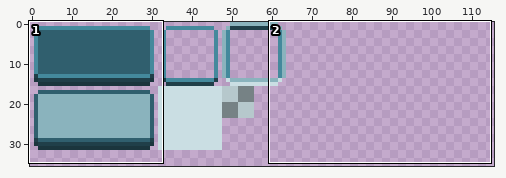
Pixel-art file, stored at res/style.ase. The picture above shows the old version from afar; the outline marks the close-up.
Close-up. The starting point:
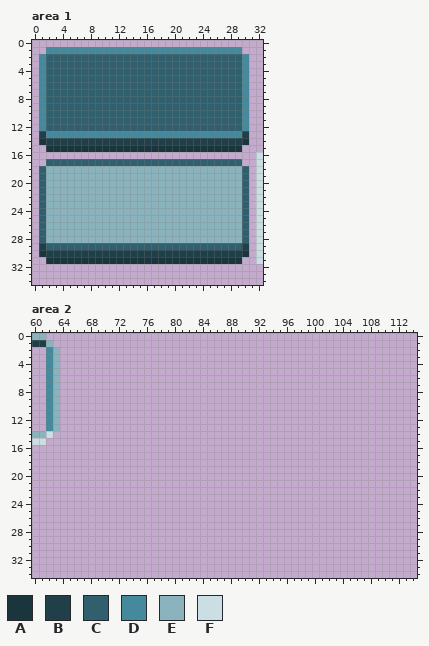
128x128 pixels, 1 frame. Shown: area 1: x 0..32, y 0..34; area 2: x 60..114, y 0..34. The wide view leaves out empty margins.
Palette (. is transparent): A #1b353d  B #203f49  C #305f6e  D #44899c  E #8ab3bd  F #cadee3
Pixels before, area 1, first column x 1:
 1 .DDDDDDDDDDDDDDDDDDDDDDDDDDDD...
 2 DCCCCCCCCCCCCCCCCCCCCCCCCCCCCD..
 3 DCCCCCCCCCCCCCCCCCCCCCCCCCCCCD..
 4 DCCCCCCCCCCCCCCCCCCCCCCCCCCCCD..
 5 DCCCCCCCCCCCCCCCCCCCCCCCCCCCCD..
 6 DCCCCCCCCCCCCCCCCCCCCCCCCCCCCD..
 7 DCCCCCCCCCCCCCCCCCCCCCCCCCCCCD..
 8 DCCCCCCCCCCCCCCCCCCCCCCCCCCCCD..
 9 DCCCCCCCCCCCCCCCCCCCCCCCCCCCCD..
10 DCCCCCCCCCCCCCCCCCCCCCCCCCCCCD..
11 DCCCCCCCCCCCCCCCCCCCCCCCCCCCCD..
12 DCCCCCCCCCCCCCCCCCCCCCCCCCCCCD..
13 BDDDDDDDDDDDDDDDDDDDDDDDDDDDDB..
14 ABBBBBBBBBBBBBBBBBBBBBBBBBBBBA..
15 .AAAAAAAAAAAAAAAAAAAAAAAAAAAA...
16 ...............................F
17 .CCCCCCCCCCCCCCCCCCCCCCCCCCCC..F
18 CEEEEEEEEEEEEEEEEEEEEEEEEEEEEC.F
19 CEEEEEEEEEEEEEEEEEEEEEEEEEEEEC.F
20 CEEEEEEEEEEEEEEEEEEEEEEEEEEEEC.F
21 CEEEEEEEEEEEEEEEEEEEEEEEEEEEEC.F
22 CEEEEEEEEEEEEEEEEEEEEEEEEEEEEC.F
23 CEEEEEEEEEEEEEEEEEEEEEEEEEEEEC.F
24 CEEEEEEEEEEEEEEEEEEEEEEEEEEEEC.F
25 CEEEEEEEEEEEEEEEEEEEEEEEEEEEEC.F
26 CEEEEEEEEEEEEEEEEEEEEEEEEEEEEC.F
27 CEEEEEEEEEEEEEEEEEEEEEEEEEEEEC.F
28 CEEEEEEEEEEEEEEEEEEEEEEEEEEEEC.F
29 BCCCCCCCCCCCCCCCCCCCCCCCCCCCCB.F
30 ABBBBBBBBBBBBBBBBBBBBBBBBBBBBA.F
31 .AAAAAAAAAAAAAAAAAAAAAAAAAAAA..F
Pixels before, area 2, first column x 60:
 0 EE..
 1 BBE.
 2 ..DE
 3 ..DE
 4 ..DE
 5 ..DE
 6 ..DE
 7 ..DE
 8 ..DE
 9 ..DE
10 ..DE
11 ..DE
12 ..DE
13 ..DE
14 EEF.
15 FF..
Once edited:
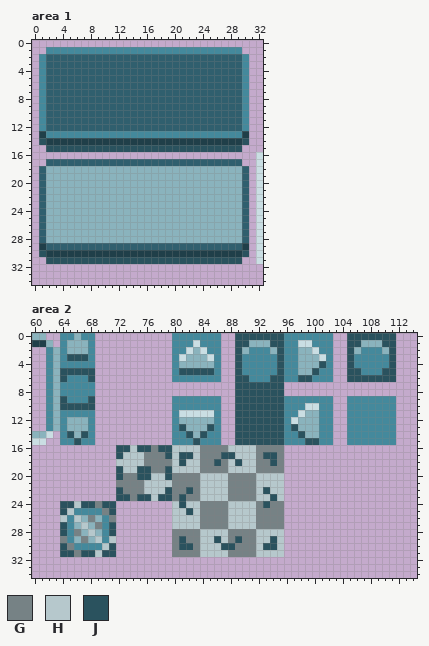
Colours new in this view: G #768285  H #b6c8cc  J #2a525e
Change:
Changed rows in their new state; - is an unchanged pixel.
Area 1:
first column x 1:
14 J----------------------------J
15 -JJJJJJJJJJJJJJJJJJJJJJJJJJJJ-
first column x 1:
30 J----------------------------J
31 -JJJJJJJJJJJJJJJJJJJJJJJJJJJJ-
Area 2:
first column x 64:
 0 DDEDD-----------DDDDDDD--JJJJJJJDDDDDDD--JJJJJJJ
 1 DEEED-----------DDDFDDD--JJEEEJJDDFFDDD--JJEEEJJ
 2 DEEED-----------DDFEFDD--JEDDDEJDDEEFDD--JEDDDEJ
 3 DJJJD-----------DFEEEFD--JDDDDDJDDEEEFD--JDDDDDJ
 4 DDDDD-----------DEEEEED--JDDDDDJDDEEEJD--JDDDDDJ
 5 JJJJJ-----------DJJJJJD--JDDDDDJDDEEJDD--JJDDDJJ
 6 JDDDJ-----------DDDDDDD--JJDDDJJDDJJDDD--JJJJJJJ
 7 DDDDD--------------------JJJJJJJ----------------
 8 DDDDD--------------------JJJJJJJ----------------
 9 JDDDJ-----------DDDDDDD--JJJJJJJDDDDDDD--DDDDDDD
10 JJJJJ-----------DDDDDDD--JJJJJJJDDDFFDD--DDDDDDD
11 DDDDD-----------DFFFFFD--JJJJJJJDDFEEDD--DDDDDDD
12 DEEED-----------DEEEEED--JJJJJJJDFEEEDD--DDDDDDD
13 DEEED-----------DJEEEJD--JJJJJJJDJEEEDD--DDDDDDD
14 DJEJD-----------DDJEJDD--JJJJJJJDDJEEDD--DDDDDDD
15 DDJDD-----------DDDJDDD--JJJJJJJDDDJJDD--DDDDDDD
16 --------JJHJJGJJHHHHGGGGHHHHGGGG----------------
17 --------JHHHGGGJHJJHGGGJJHHHGJJG----------------
18 --------HHHHGGGGHJHHGGJGHJHHGGJG----------------
19 --------JHHJJGGJHHHHGGGGHHHHGGGG----------------
20 --------JGGJJHHJGGGGHHHHGGGGHHHH----------------
21 --------GGGGHHHHGGGGHHHHGGGGHHHH----------------
22 --------JGGGHHHJGGJGHHHHGGGGHJHH----------------
23 --------JJGJJHJJGJGGHHHHGGGGHHJH----------------
24 JJHJJGJJ--------HJHHGGGGHHHHGJGG----------------
25 JHDDDDGJ--------HHJHGGGGHHHHGGGG----------------
26 HDHEGEDG--------HHHHGGGGHHHHGGGG----------------
27 JDEHEGDJ--------HHHHGGGGHHHHGGGG----------------
28 JDGEHEDJ--------GGGGHHHHGGGGHHHH----------------
29 GDEGEHDH--------GJGGHHJHGJGGHHJH----------------
30 JGDDDDHJ--------GJJGHHHJJGGGHJJH----------------
31 JJGJJHJJ--------GGGGHHHHGGGGHHHH----------------
Boxes around the changes in both close-ups, in picture pixels (x1, y1, x2, y2):
changed: (39, 138, 249, 152)
changed: (39, 250, 249, 264)
added: (60, 333, 396, 557)
